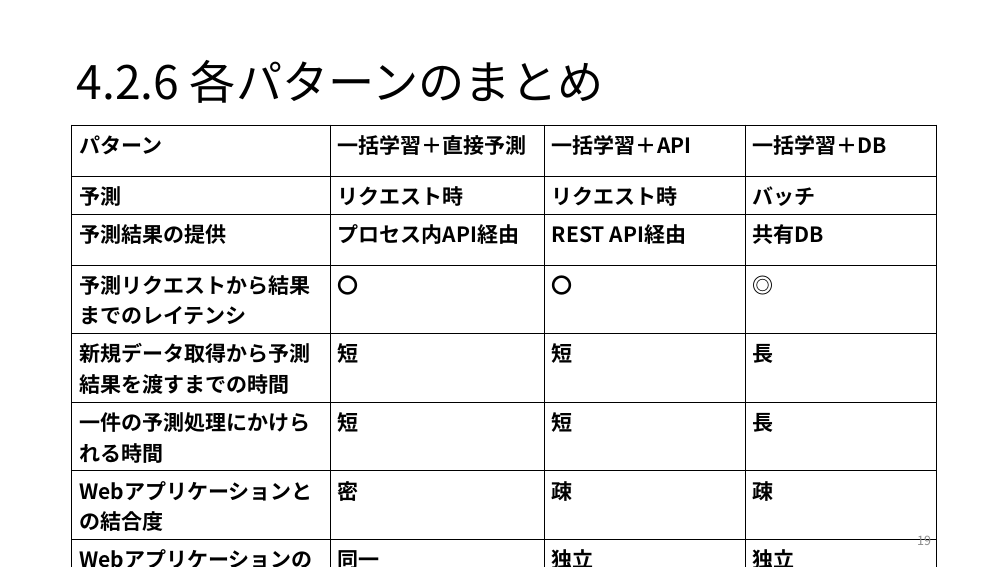
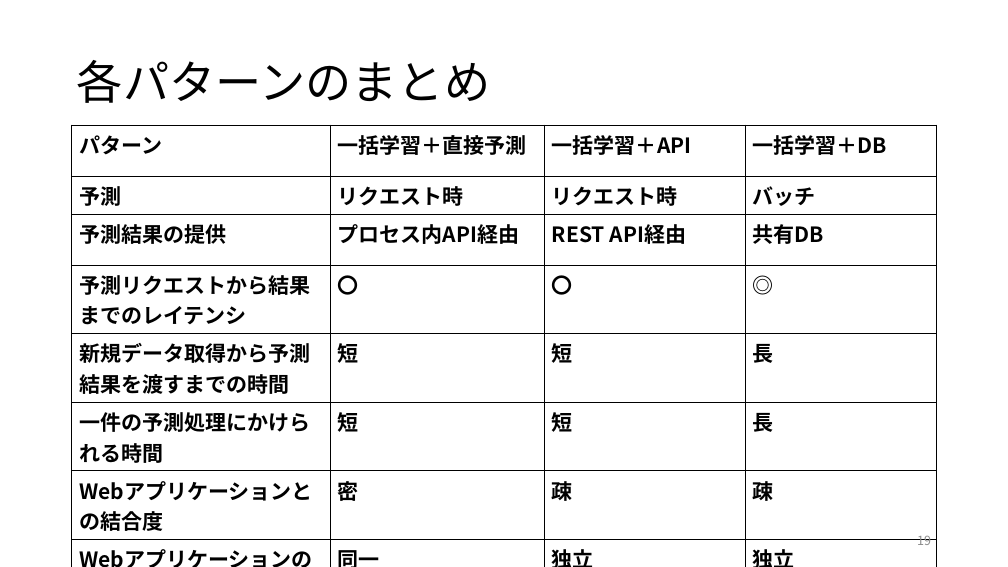
Before and after one commit to ryosuke-ku/Rinko, a slide deck: slide 19 of 仕事ではじめる機械学習第4章.pptx. Drawn at 1008x567 pixels with LibreOffice and Linux fonts; fonts in the diff are those of the drawing. Boxes give left, top, right and bottom in pixels: in the first picture for what was removed or moved away, otherwise in the second. Text is boxed around its words. In the diff, an @@ line names an element or a change of style, - is before the commit and + after.

```diff
--- a/仕事ではじめる機械学習第4章.pptx
+++ b/仕事ではじめる機械学習第4章.pptx
@@ title at bbox=[77, 60, 490, 103]: text changed @@
-4.2.6 各パターンのまとめ
+各パターンのまとめ
```
Also in this commit, not shown: 20 other slides changed, 3 other files.
